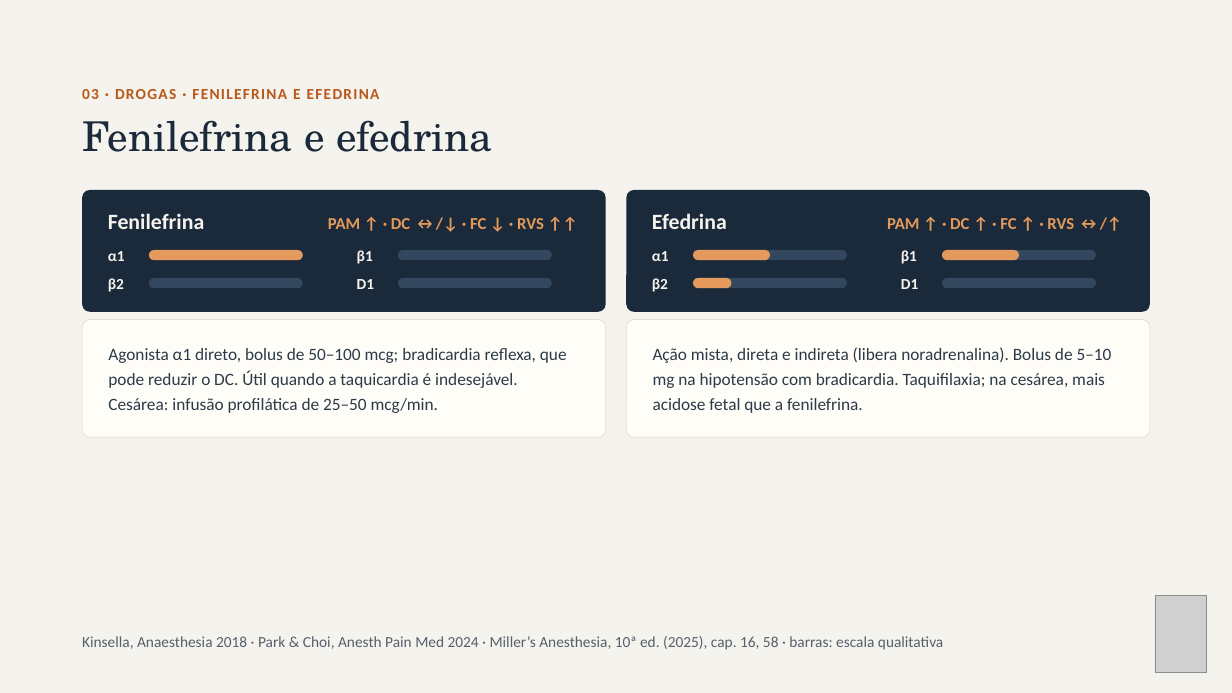
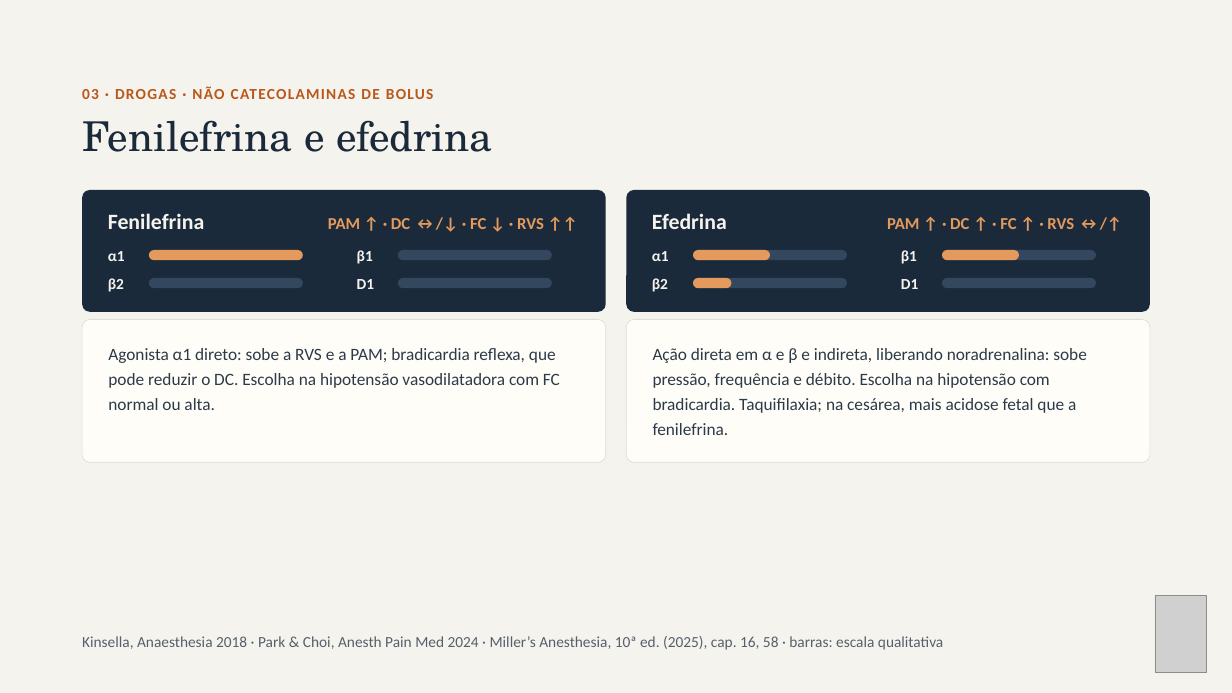
Before and after one commit to brunomoraesdubois-bit/Bruno, a slide deck: slide 11 of apresentacao/Aminas_Vasoativas.pptx (slide 12 before the commit). Drawn at 1232x693 pixels with LibreOffice and Linux fonts; fonts in the diff are those of the drawing; grey boxes stand for pictures. Boxes give left, top, right and bottom in pixels: in the first picture for what was removed or moved away, otherwise in the second. Text is boxed around its words. In the diff, an @@ line names an element or a change of style, - is before the commit and + after.

```diff
--- a/apresentacao/Aminas_Vasoativas.pptx
+++ b/apresentacao/Aminas_Vasoativas.pptx
@@ text at (82,86,433,99): text changed @@
-03 · DROGAS · FENILEFRINA E EFEDRINA
+03 · DROGAS · NÃO CATECOLAMINAS DE BOLUS
@@ rounded rectangle: place and size @@
-rounded rectangle at (82,320,606,437)
+rounded rectangle at (82,320,606,463)
@@ rounded rectangle at (82,320,606,463): proportions changed @@
@@ rounded rectangle at (627,320,1151,463): proportions changed @@
@@ rounded rectangle: place and size @@
-rounded rectangle at (627,320,1151,437)
+rounded rectangle at (627,320,1151,463)
@@ text at (108,348,560,410): text changed @@
-Agonista α1 direto, bolus de 50–100 mcg; bradicardia reflexa, que pode reduzir o DC. Útil quando a taquicardia é indesejável. Cesárea: infusão profilática de 25–50 mcg/min.
+Agonista α1 direto: sobe a RVS e a PAM; bradicardia reflexa, que pode reduzir o DC. Escolha na hipotensão vasodilatadora com FC normal ou alta.
@@ text at (653,348,1087,435): text changed @@
-Ação mista, direta e indireta (libera noradrenalina). Bolus de 5–10 mg na hipotensão com bradicardia. Taquifilaxia; na cesárea, mais acidose fetal que a fenilefrina.
+Ação direta em α e β e indireta, liberando noradrenalina: sobe pressão, frequência e débito. Escolha na hipotensão com bradicardia. Taquifilaxia; na cesárea, mais acidose fetal que a fenilefrina.
```
Also in this commit, not shown: 12 other slides changed, 2 slides removed, 23 other files.
